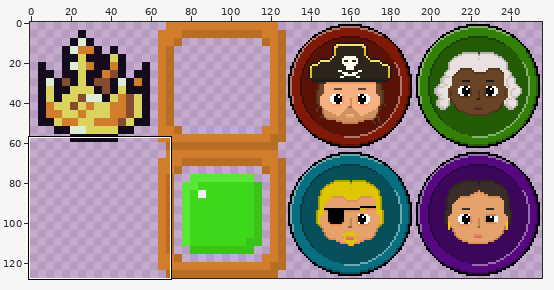
Sprite sheet -- did/assets/images/lobby.png. The first picture is a wide view before the edit; the outline marks the close-up.
Close-up. Earlier state:
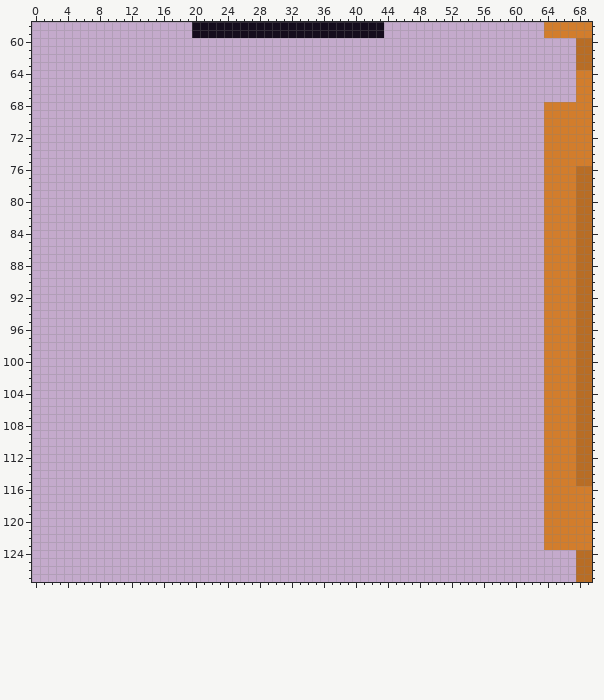
The file is 256x128 pixels. Colours within 5 levels of each other are drawn and written as one. Shown: x 0..69, y 58..127.
Once edited:
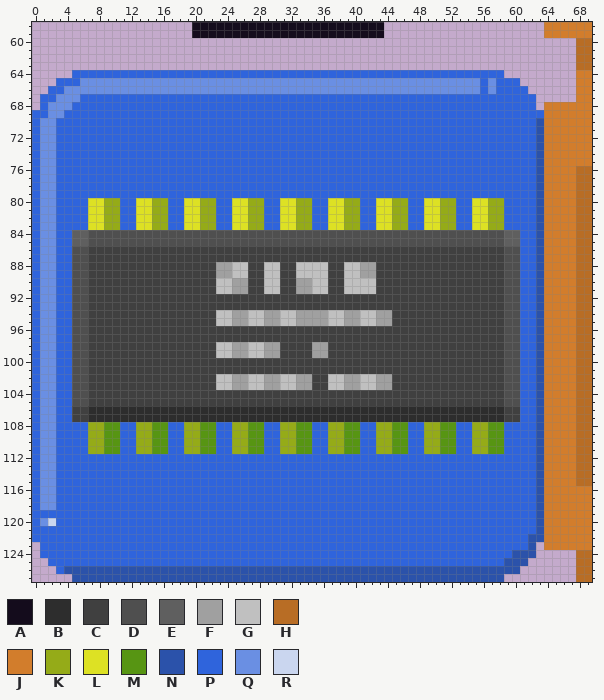
Palette (. is transparent): A #140c1c  B #2d2d2d  C #404040  D #4f4f4f  E #5f5f5f  F #a0a0a0  G #c0c0c0  H #b86d25  J #d27d2c  K #95ab18  L #dde124  M #579513  N #2b52aa  P #2f64dc  Q #6a8fe3  R #cad6ef
Difference:
Changed rows in their new state; - is an unchanged pixel.
first column x 0:
 64 -----PPPPPPPPPPPPPPPPPPPPPPPPPPPPPPPPPPPPPPPPPPPPPPPPPPPPPP-----
 65 ---PPPQQQQQQQQQQQQQQQQQQQQQQQQQQQQQQQQQQQQQQQQQQQQQQQQQQPQPPP---
 66 --PPQQQQQQQQQQQQQQQQQQQQQQQQQQQQQQQQQQQQQQQQQQQQQQQQQQQQPQPPPP--
 67 -PPQQQPPPPPPPPPPPPPPPPPPPPPPPPPPPPPPPPPPPPPPPPPPPPPPPPPPPPPPPPP-
 68 -PQQQPPPPPPPPPPPPPPPPPPPPPPPPPPPPPPPPPPPPPPPPPPPPPPPPPPPPPPPPPP-
 69 PPQQPPPPPPPPPPPPPPPPPPPPPPPPPPPPPPPPPPPPPPPPPPPPPPPPPPPPPPPPPPPP
 70 PQQPPPPPPPPPPPPPPPPPPPPPPPPPPPPPPPPPPPPPPPPPPPPPPPPPPPPPPPPPPPPN
 71 PQQPPPPPPPPPPPPPPPPPPPPPPPPPPPPPPPPPPPPPPPPPPPPPPPPPPPPPPPPPPPPN
 72 PQQPPPPPPPPPPPPPPPPPPPPPPPPPPPPPPPPPPPPPPPPPPPPPPPPPPPPPPPPPPPPN
 73 PQQPPPPPPPPPPPPPPPPPPPPPPPPPPPPPPPPPPPPPPPPPPPPPPPPPPPPPPPPPPPPN
 74 PQQPPPPPPPPPPPPPPPPPPPPPPPPPPPPPPPPPPPPPPPPPPPPPPPPPPPPPPPPPPPPN
 75 PQQPPPPPPPPPPPPPPPPPPPPPPPPPPPPPPPPPPPPPPPPPPPPPPPPPPPPPPPPPPPPN
 76 PQQPPPPPPPPPPPPPPPPPPPPPPPPPPPPPPPPPPPPPPPPPPPPPPPPPPPPPPPPPPPPN
 77 PQQPPPPPPPPPPPPPPPPPPPPPPPPPPPPPPPPPPPPPPPPPPPPPPPPPPPPPPPPPPPPN
 78 PQQPPPPPPPPPPPPPPPPPPPPPPPPPPPPPPPPPPPPPPPPPPPPPPPPPPPPPPPPPPPPN
 79 PQQPPPPPPPPPPPPPPPPPPPPPPPPPPPPPPPPPPPPPPPPPPPPPPPPPPPPPPPPPPPPN
 80 PQQPPPPLLKKPPLLKKPPLLKKPPLLKKPPLLKKPPLLKKPPLLKKPPLLKKPPLLKKPPPPN
 81 PQQPPPPLLKKPPLLKKPPLLKKPPLLKKPPLLKKPPLLKKPPLLKKPPLLKKPPLLKKPPPPN
 82 PQQPPPPLLKKPPLLKKPPLLKKPPLLKKPPLLKKPPLLKKPPLLKKPPLLKKPPLLKKPPPPN
 83 PQQPPPPLLKKPPLLKKPPLLKKPPLLKKPPLLKKPPLLKKPPLLKKPPLLKKPPLLKKPPPPN
 84 PQQPPEEDDDDDDDDDDDDDDDDDDDDDDDDDDDDDDDDDDDDDDDDDDDDDDDDDDDDEEPPN
 85 PQQPPEEDDDDDDDDDDDDDDDDDDDDDDDDDDDDDDDDDDDDDDDDDDDDDDDDDDDDEEPPN
 86 PQQPPDDCCCCCCCCCCCCCCCCCCCCCCCCCCCCCCCCCCCCCCCCCCCCCCCCCCCCDDPPN
 87 PQQPPDDCCCCCCCCCCCCCCCCCCCCCCCCCCCCCCCCCCCCCCCCCCCCCCCCCCCCDDPPN
 88 PQQPPDDCCCCCCCCCCCCCCCCFFGGCCGGCCGGGGCCGGFFCCCCCCCCCCCCCCCCDDPPN
 89 PQQPPDDCCCCCCCCCCCCCCCCFFGGCCGGCCGGGGCCGGFFCCCCCCCCCCCCCCCCDDPPN
 90 PQQPPDDCCCCCCCCCCCCCCCCGGFFCCGGCCFFGGCCGGGGCCCCCCCCCCCCCCCCDDPPN
 91 PQQPPDDCCCCCCCCCCCCCCCCGGFFCCGGCCFFGGCCGGGGCCCCCCCCCCCCCCCCDDPPN
 92 PQQPPDDCCCCCCCCCCCCCCCCCCCCCCCCCCCCCCCCCCCCCCCCCCCCCCCCCCCCDDPPN
 93 PQQPPDDCCCCCCCCCCCCCCCCCCCCCCCCCCCCCCCCCCCCCCCCCCCCCCCCCCCCDDPPN
 94 PQQPPDDCCCCCCCCCCCCCCCCGGFFGGFFGGFFFFGGFFGGFFCCCCCCCCCCCCCCDDPPN
 95 PQQPPDDCCCCCCCCCCCCCCCCGGFFGGFFGGFFFFGGFFGGFFCCCCCCCCCCCCCCDDPPN
 96 PQQPPDDCCCCCCCCCCCCCCCCCCCCCCCCCCCCCCCCCCCCCCCCCCCCCCCCCCCCDDPPN
 97 PQQPPDDCCCCCCCCCCCCCCCCCCCCCCCCCCCCCCCCCCCCCCCCCCCCCCCCCCCCDDPPN
 98 PQQPPDDCCCCCCCCCCCCCCCCGGFFGGFFCCCCFFCCCCCCCCCCCCCCCCCCCCCCDDPPN
 99 PQQPPDDCCCCCCCCCCCCCCCCGGFFGGFFCCCCFFCCCCCCCCCCCCCCCCCCCCCCDDPPN
100 PQQPPDDCCCCCCCCCCCCCCCCCCCCCCCCCCCCCCCCCCCCCCCCCCCCCCCCCCCCDDPPN
101 PQQPPDDCCCCCCCCCCCCCCCCCCCCCCCCCCCCCCCCCCCCCCCCCCCCCCCCCCCCDDPPN
102 PQQPPDDCCCCCCCCCCCCCCCCGGFFGGFFGGFFCCGGFFGGFFCCCCCCCCCCCCCCDDPPN
103 PQQPPDDCCCCCCCCCCCCCCCCGGFFGGFFGGFFCCGGFFGGFFCCCCCCCCCCCCCCDDPPN
104 PQQPPDDCCCCCCCCCCCCCCCCCCCCCCCCCCCCCCCCCCCCCCCCCCCCCCCCCCCCDDPPN
105 PQQPPDDCCCCCCCCCCCCCCCCCCCCCCCCCCCCCCCCCCCCCCCCCCCCCCCCCCCCDDPPN
106 PQQPPCCBBBBBBBBBBBBBBBBBBBBBBBBBBBBBBBBBBBBBBBBBBBBBBBBBBBBCCPPN
107 PQQPPCCBBBBBBBBBBBBBBBBBBBBBBBBBBBBBBBBBBBBBBBBBBBBBBBBBBBBCCPPN
108 PQQPPPPKKMMPPKKMMPPKKMMPPKKMMPPKKMMPPKKMMPPKKMMPPKKMMPPKKMMPPPPN
109 PQQPPPPKKMMPPKKMMPPKKMMPPKKMMPPKKMMPPKKMMPPKKMMPPKKMMPPKKMMPPPPN
110 PQQPPPPKKMMPPKKMMPPKKMMPPKKMMPPKKMMPPKKMMPPKKMMPPKKMMPPKKMMPPPPN
111 PQQPPPPKKMMPPKKMMPPKKMMPPKKMMPPKKMMPPKKMMPPKKMMPPKKMMPPKKMMPPPPN
112 PQQPPPPPPPPPPPPPPPPPPPPPPPPPPPPPPPPPPPPPPPPPPPPPPPPPPPPPPPPPPPPN
113 PQQPPPPPPPPPPPPPPPPPPPPPPPPPPPPPPPPPPPPPPPPPPPPPPPPPPPPPPPPPPPPN
114 PQQPPPPPPPPPPPPPPPPPPPPPPPPPPPPPPPPPPPPPPPPPPPPPPPPPPPPPPPPPPPPN
115 PQQPPPPPPPPPPPPPPPPPPPPPPPPPPPPPPPPPPPPPPPPPPPPPPPPPPPPPPPPPPPPN
116 PQQPPPPPPPPPPPPPPPPPPPPPPPPPPPPPPPPPPPPPPPPPPPPPPPPPPPPPPPPPPPPN
117 PQQPPPPPPPPPPPPPPPPPPPPPPPPPPPPPPPPPPPPPPPPPPPPPPPPPPPPPPPPPPPPN
118 PQQPPPPPPPPPPPPPPPPPPPPPPPPPPPPPPPPPPPPPPPPPPPPPPPPPPPPPPPPPPPPN
119 PPPPPPPPPPPPPPPPPPPPPPPPPPPPPPPPPPPPPPPPPPPPPPPPPPPPPPPPPPPPPPPN
120 PQRPPPPPPPPPPPPPPPPPPPPPPPPPPPPPPPPPPPPPPPPPPPPPPPPPPPPPPPPPPPPN
121 PPPPPPPPPPPPPPPPPPPPPPPPPPPPPPPPPPPPPPPPPPPPPPPPPPPPPPPPPPPPPPPN
122 PPPPPPPPPPPPPPPPPPPPPPPPPPPPPPPPPPPPPPPPPPPPPPPPPPPPPPPPPPPPPPNN
123 -PPPPPPPPPPPPPPPPPPPPPPPPPPPPPPPPPPPPPPPPPPPPPPPPPPPPPPPPPPPPPN-
124 -PPPPPPPPPPPPPPPPPPPPPPPPPPPPPPPPPPPPPPPPPPPPPPPPPPPPPPPPPPPNNN-
125 --PPPPPPPPPPPPPPPPPPPPPPPPPPPPPPPPPPPPPPPPPPPPPPPPPPPPPPPPPNNN--
126 ---PNNNNNNNNNNNNNNNNNNNNNNNNNNNNNNNNNNNNNNNNNNNNNNNNNNNNNNNNN---
127 -----NNNNNNNNNNNNNNNNNNNNNNNNNNNNNNNNNNNNNNNNNNNNNNNNNNNNNN-----
Changed places in both close-ups, as pixel boxes (x1, y1, x2, y2):
added: (32, 70, 544, 582)
